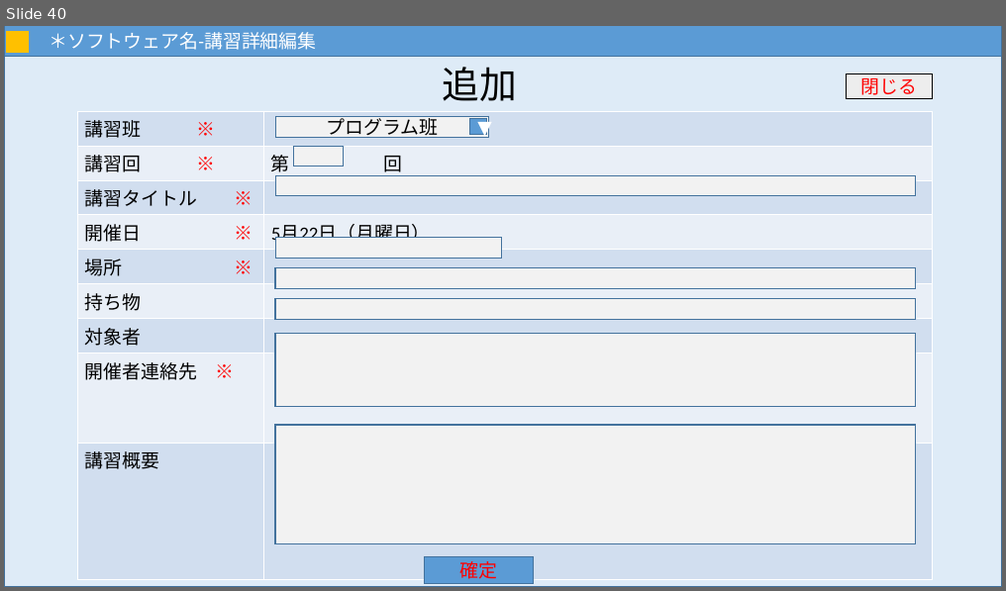
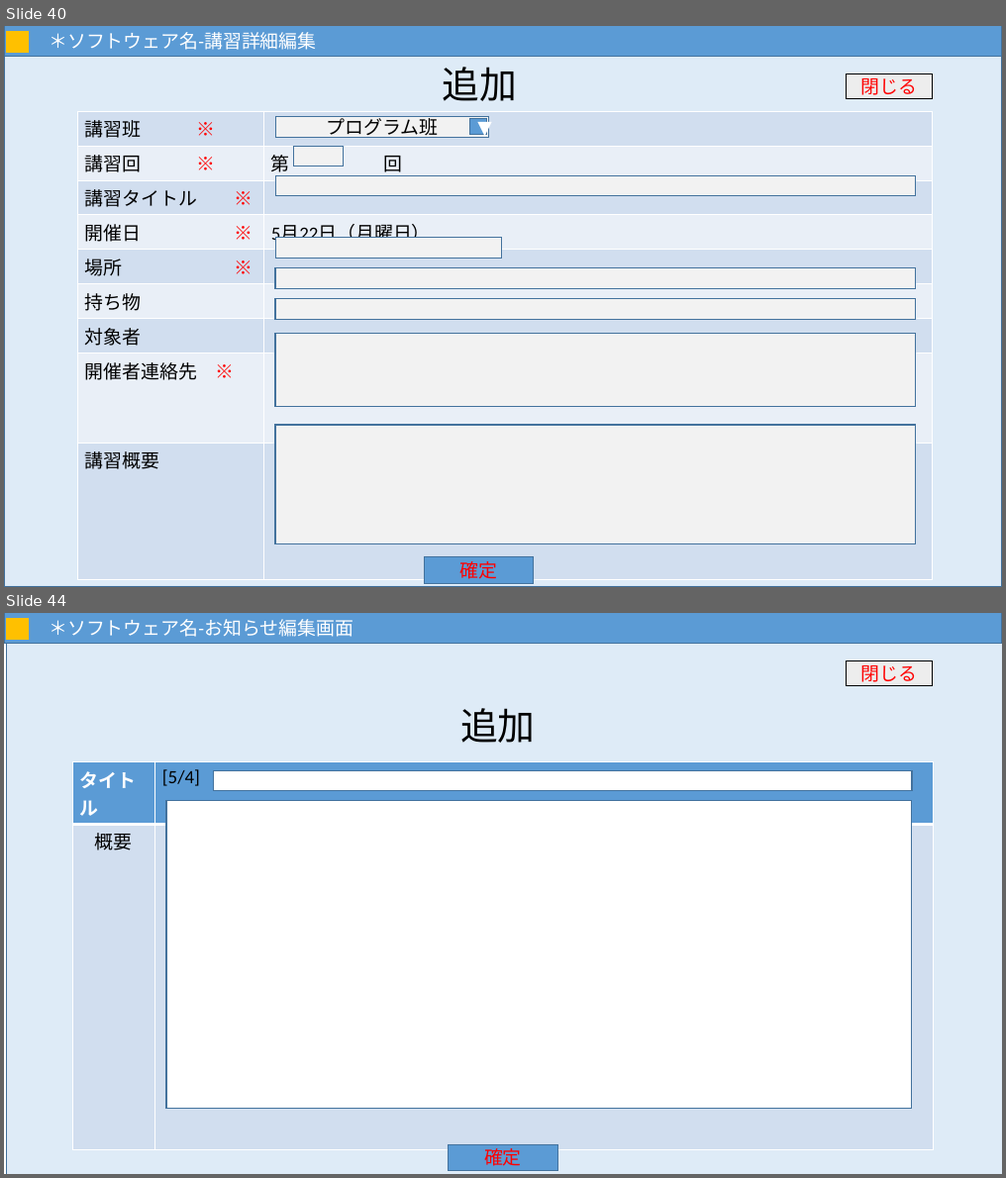
Before and after one commit to MNB-oda/MNB, a slide deck: 提出課題/外部設計書/画面設計.pptx. Shown one above the other, each under a label of ours: slide 40 before the commit, slides 40 and 44 after it; the slides between them are not shown. The pictures are 1006x591 and 1006x1178 pixels, drawn with LibreOffice and Linux fonts; fonts in the diff are those of the drawing. Boxes give left, top, right and bottom in pixels: in the first picture for what was removed or moved away, otherwise in the second. Text is boxed around its words. In the diff, an @@ line names an element or a change of style, - is before the commit and + after.

Commit message:
画面設計8割完成

```diff
--- a/提出課題/外部設計書/画面設計.pptx
+++ b/提出課題/外部設計書/画面設計.pptx
@@ slide 44 added at <box>4,613,1002,1174</box>, background #FFFFFF @@
@@ rectangle added at <box>4,613,1002,643</box>, fill #5B9BD5, outline #43739E 1 pt, 18 pt, text #FFFFFF @@
+＊ソフトウェア名-お知らせ編集画面
@@ rectangle added at <box>6,618,1002,1174</box>, fill #DEEBF7, outline #43739E 1 pt @@
@@ rectangle added at <box>6,618,28,639</box>, fill #FFC000, outline #FFC000 1 pt @@
@@ rectangle added at <box>846,662,933,685</box>, fill #EDEDED, outline #000000 1 pt, 18 pt, text #FF0000 @@
+閉じる
@@ text added at <box>460,708,536,743</box>, 36 pt, text #000000 @@
+追加
@@ table added at <box>73,762,934,1121</box>, 2 rows, 2 columns @@
+タイトル | [5/4]
+概要 | 
@@ rectangle added at <box>214,771,912,791</box>, fill #FFFFFF, outline #43739E 1 pt @@
@@ rectangle added at <box>166,800,912,1109</box>, fill #FFFFFF, outline #43739E 1 pt @@
@@ rectangle added at <box>449,1146,558,1171</box>, fill #5B9BD5, outline #43739E 1 pt, 18 pt, text #FF0000 @@
+確定
```
Also in this commit, not shown: 2 slides changed, 8 other slides added.
